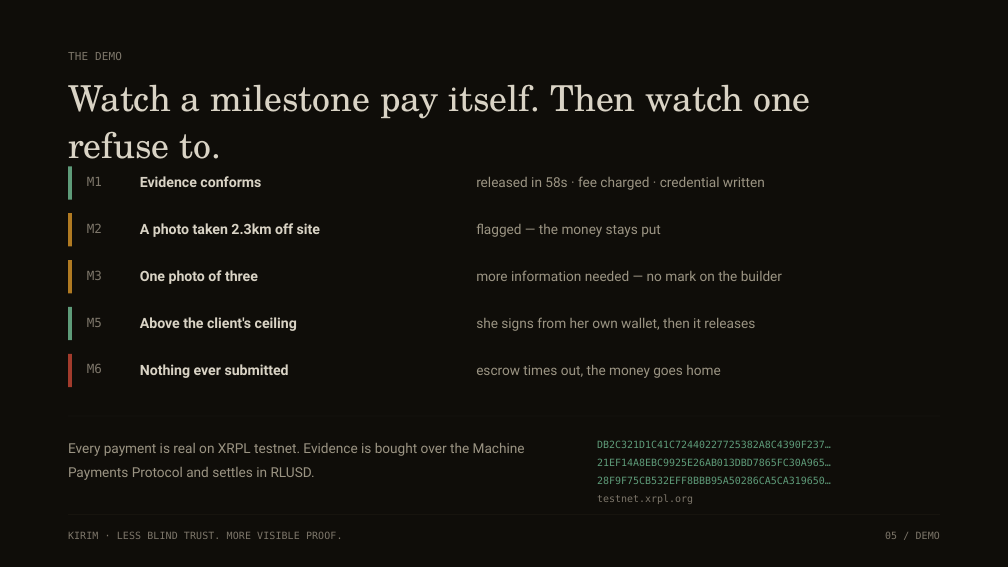
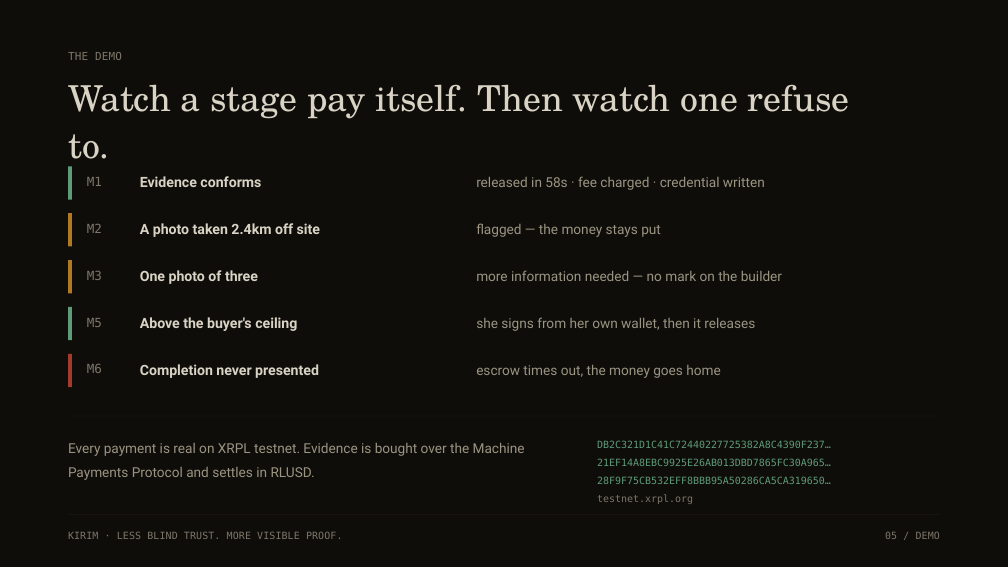
Before and after one commit to likalight/kirim, a slide deck: slide 6 of deck/KIRIM-pitch.pptx. Drawn at 1008x567 pixels with LibreOffice and Linux fonts; fonts in the diff are those of the drawing. Boxes give left, top, right and bottom in pixels: in the first picture for what was removed or moved away, otherwise in the second. Text is boxed around its words. In the diff, an @@ line names an element or a change of style, - is before the commit and + after.

Commit message:
Rebuild the pitch deck with the before/after slide
Slide 3 is now the two-lane pre-sale before/after that replaced the
too-tight/too-loose slide; the demo beats on slide 6 carry the pre-sale
numbers. The committed file was stale because PowerPoint held it open
when the source was last changed.

Also drops deck/~$KIRIM-pitch.pptx, a PowerPoint lock file that had been
committed by accident, and ignores the pattern.

```diff
--- a/deck/KIRIM-pitch.pptx
+++ b/deck/KIRIM-pitch.pptx
@@ text at <box>68,84,850,169</box>: text changed @@
-Watch a milestone pay itself. Then watch one refuse to.
+Watch a stage pay itself. Then watch one refuse to.
@@ text at <box>140,223,320,237</box>: text changed @@
-A photo taken 2.3km off site
+A photo taken 2.4km off site
@@ text at <box>140,317,297,331</box>: text changed @@
-Above the client's ceiling
+Above the buyer's ceiling
@@ text at <box>140,364,319,378</box>: text changed @@
-Nothing ever submitted
+Completion never presented
```
Also in this commit, not shown: 1 other slide changed, 1 slide added, 1 slide removed, 2 other files.
